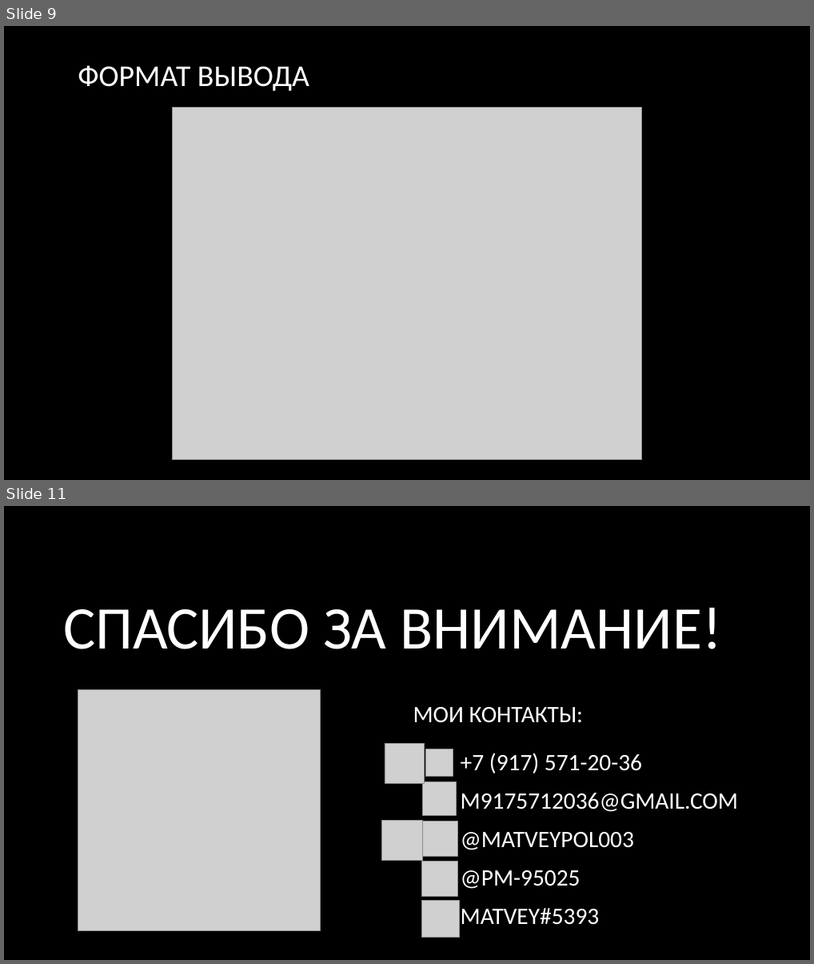
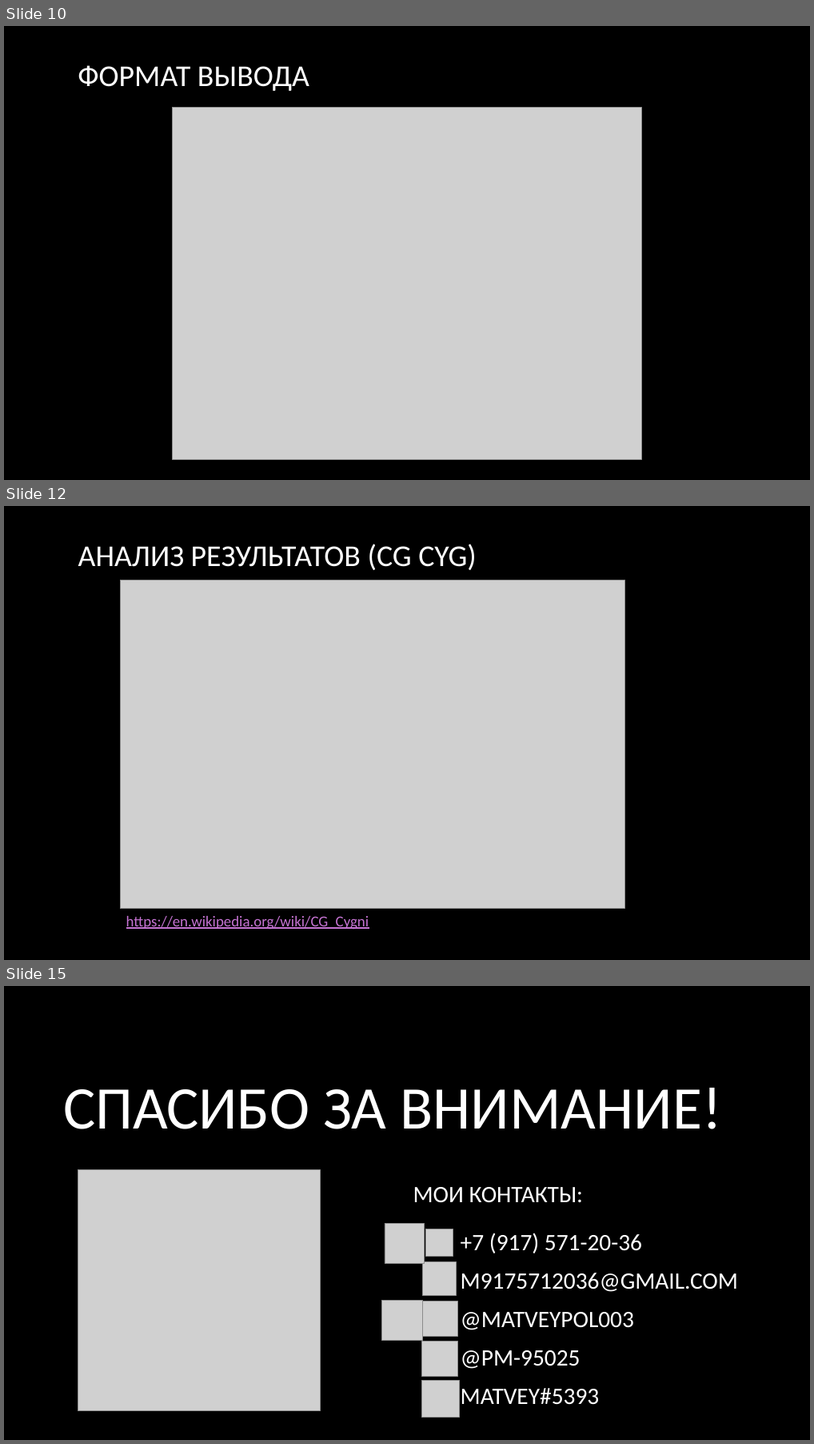
Before and after one commit to wsadqert/scientificProject, a slide deck: src/Компьютерное моделирование кривой блеска затменной звёздной системы.pptx. Shown one above the other, each under a label of ours: slides 9 and 11 before the commit, slides 10, 12 and 15 after it; the slides between them are not shown. The pictures are 814x964 and 814x1444 pixels, drawn with LibreOffice and Linux fonts; fonts in the diff are those of the drawing; grey boxes stand for pictures; background and template pictures are left out. Boxes give left, top, right and bottom in pixels: in the first picture for what was removed or moved away, otherwise in the second. Text is boxed around its words. In the diff, an @@ line names an element or a change of style, - is before the commit and + after.

```diff
--- a/src/Компьютерное моделирование кривой блеска затменной звёздной системы.pptx
+++ b/src/Компьютерное моделирование кривой блеска затменной звёздной системы.pptx
@@ slide 12 added at <box>4,506,810,960</box>, background picture (left out) @@
@@ title added at <box>78,544,477,570</box>, 36 pt, text #FFFFFF @@
+АНАЛИЗ РЕЗУЛЬТАТОВ (CG CYG)
@@ picture added at <box>120,580,625,908</box> @@
@@ text added at <box>126,916,370,929</box>, 18 pt, text #C573D2, underline @@
+https://en.wikipedia.org/wiki/CG_Cygni
@@ what was slide 9 is now slide 10 @@
@@ what was slide 11 is now slide 15 @@
```
Also in this commit, not shown: 3 slides changed, 4 other slides added, 1 slide removed.
